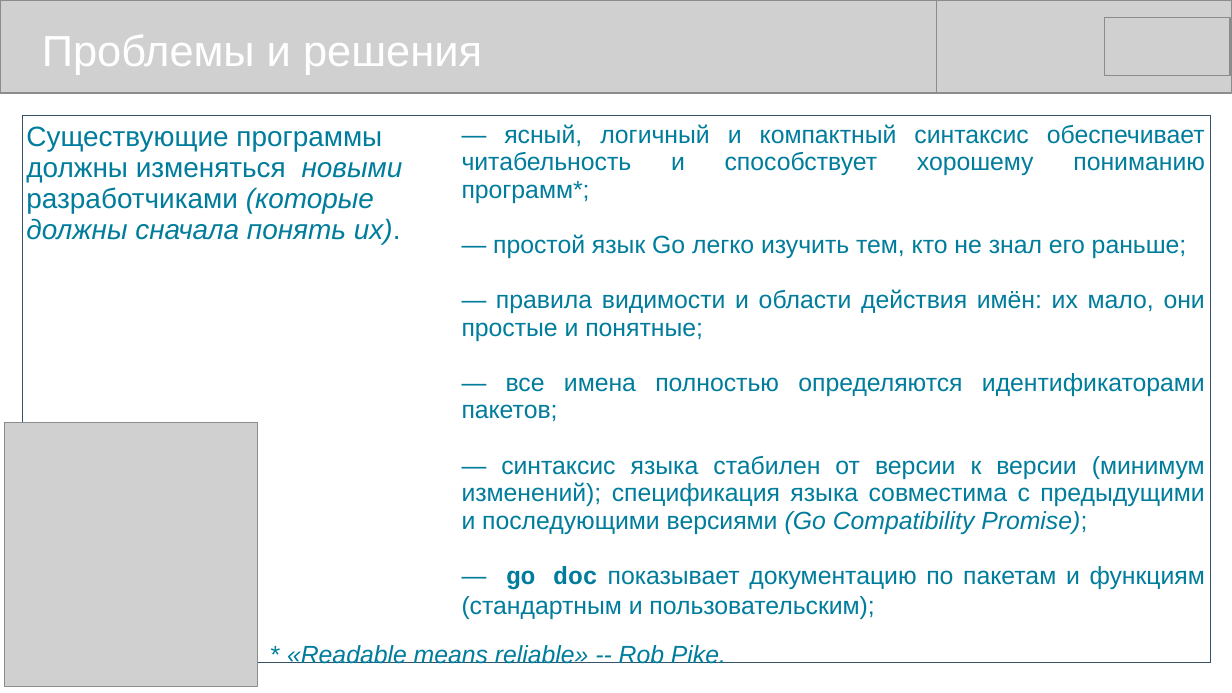
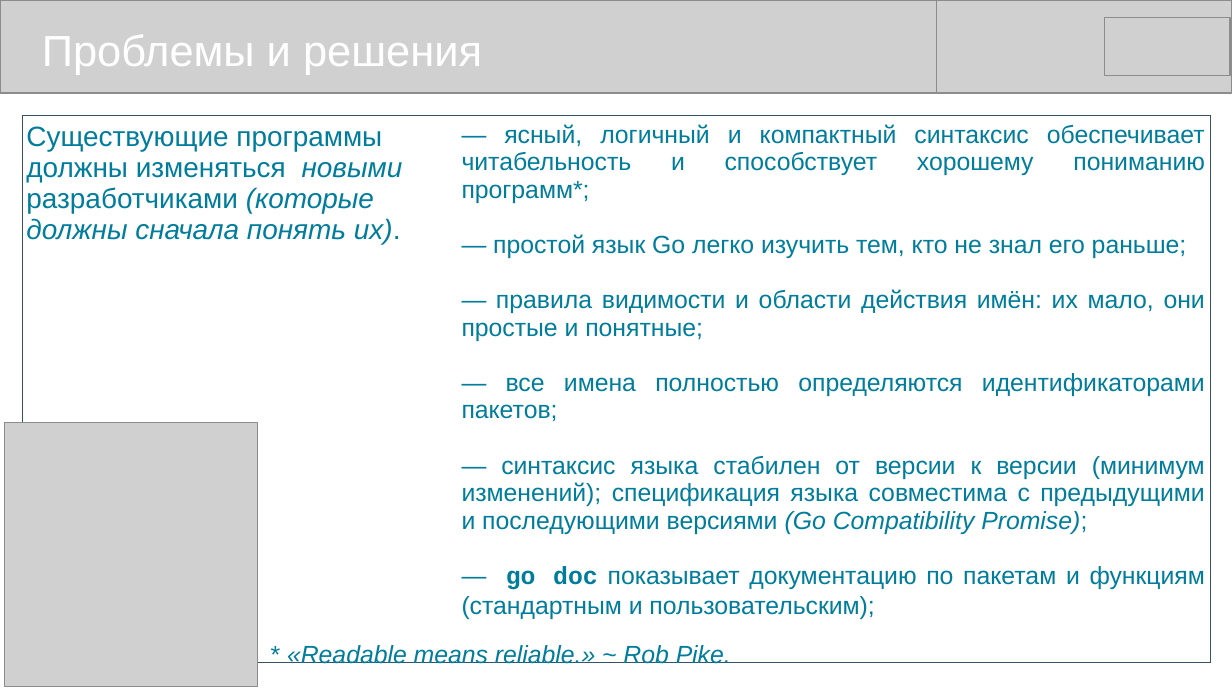
Before and after one commit to mike-shock/Go_language, a slide deck: slide 8 of view/Go_View.odp. Drawn at 1232x693 pixels with LibreOffice and Linux fonts; fonts in the diff are those of the drawing; grey boxes stand for pictures. Boxes give left, top, right and bottom in pixels: in the first picture for what was removed or moved away, otherwise in the second. Text is boxed around its words. In the diff, an @@ line names an element or a change of style, - is before the commit and + after.

```diff
--- a/view/Go_View.odp
+++ b/view/Go_View.odp
@@ text at (287,645,731,664): text changed @@
-* «Readable means reliable» -- Rob Pike.
+* «Readable means reliable.» ~ Rob Pike.
```
Also in this commit, not shown: 2 other files.
